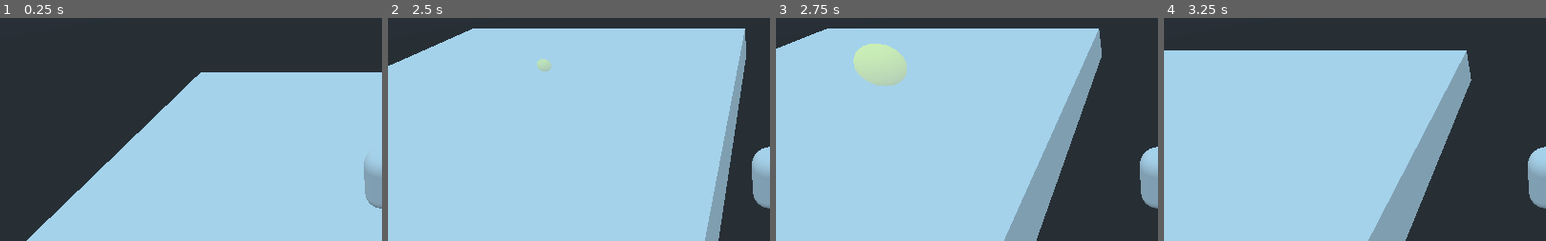
Above: before the commit, frames 1-4 (left to right).
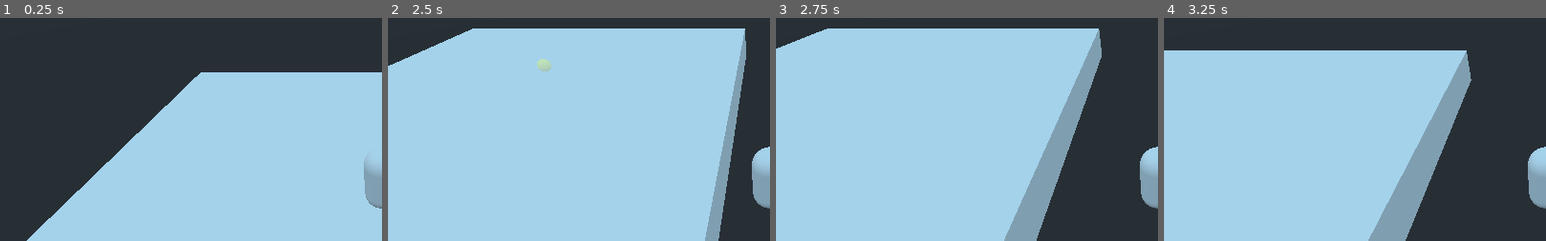
Above: after the commit, the same moments.

Repository: avinanick/WizardArenaGame
Game: Godot game, scene res://Arenas/ArenaGround.tscn
Two runs of this game, one before a commit and one after it. Both use one fixed random seed, a clock stepped at 60 frames per second and the inputs below. The project has no main scene, so this scene is started directly.
Inputs (mouse positions are % of the whole screen's width and height, from its top left):
- Up to frame 1 (0.25 s): no input
- Up to frame 2 (2.5 s): tap Enter at 0.5 s; move the mouse to (72, 45) at 0.52 s; hold D (move_right) 0.53-1.28 s; tap 1 (cast_spell_one) at 0.6 s; move the mouse to (30, 55) at 1.27 s; hold S (move_down) 1.28-2.03 s; tap 3 (cast_spell_three) at 1.35 s; move the mouse to (60, 28) at 2.02 s; hold D (move_right) from 2.03 s (still down); tap 2 (cast_spell_two) at 2.1 s
- Up to frame 3 (2.75 s): keep holding D (move_right)
- Up to frame 4 (3.25 s): move the mouse to (45, 70) at 2.77 s; release D (move_right) at 2.78 s; hold W (move_up) from 2.78 s (still down); tap 1 (cast_spell_one) at 2.85 s
The pictures show only the part of the screen within x 0-50%, y 19-69%; the shares and areas given below are measured in that part.

Frames 1-2 are identical in both runs. In frame 3, 2.1% of the frame differs, in the area x 20-35%, y 11-31%; in frame 4, nothing differs.

Commit message:
Changed the light bomb to damage bodies at the end of its animation only.

Diff:
--- a/Spells/LightBombEffect.gd
+++ b/Spells/LightBombEffect.gd
@@ -19,13 +19,13 @@
 	print("Detonating ", self.name)
 	$AnimationPlayer.play("detonate")
 	detonating = true
+
+# Called when an explostion animation finishes, at which point this effect should be deleted
+func finish_detonation():
 	var bodies_within = $Area.get_overlapping_bodies()
 	for body in bodies_within:
 		if body.has_method("propagate_message"):
 			body.propagate_message({"Damage": effect_damage})
-
-# Called when an explostion animation finishes, at which point this effect should be deleted
-func finish_detonation():
 	self.queue_free()
 
 # Called when a body enters the area, should check if the light bomb is detonating, if so, damage
--- a/Spells/LightBombEffect.tscn
+++ b/Spells/LightBombEffect.tscn
@@ -5,78 +5,66 @@
 
 [sub_resource type="SpatialMaterial" id=1]
 flags_transparent = true
-albedo_color = Color( 1, 0.984314, 0, 0.483371 )
+albedo_color = Color( 1, 0.984314, 0, 0.439216 )
 emission_enabled = true
 emission = Color( 0.992157, 1, 0, 1 )
-emission_energy = 0.438448
+emission_energy = 0.5
 emission_operator = 0
 emission_on_uv2 = false
 
 [sub_resource type="SphereMesh" id=2]
 material = SubResource( 1 )
-radius = 0.3
-height = 0.6
+radius = 3.0
+height = 6.0
 radial_segments = 16
 rings = 8
 
 [sub_resource type="Animation" id=3]
 resource_name = "detonate"
-length = 0.5
+length = 0.1
 tracks/0/type = "value"
-tracks/0/path = NodePath("Area/CollisionShape:shape:radius")
+tracks/0/path = NodePath("MeshInstance:mesh:radius")
 tracks/0/interp = 1
 tracks/0/loop_wrap = true
 tracks/0/imported = false
 tracks/0/enabled = true
 tracks/0/keys = {
-"times": PoolRealArray( 0, 0.5 ),
+"times": PoolRealArray( 0, 0.1 ),
 "transitions": PoolRealArray( 1, 1 ),
 "update": 0,
 "values": [ 0.3, 3.0 ]
 }
 tracks/1/type = "value"
-tracks/1/path = NodePath("MeshInstance:mesh:radius")
+tracks/1/path = NodePath("MeshInstance:mesh:height")
 tracks/1/interp = 1
 tracks/1/loop_wrap = true
 tracks/1/imported = false
 tracks/1/enabled = true
 tracks/1/keys = {
-"times": PoolRealArray( 0, 0.5 ),
+"times": PoolRealArray( 0, 0.1 ),
 "transitions": PoolRealArray( 1, 1 ),
 "update": 0,
-"values": [ 0.3, 3.0 ]
+"values": [ 0.6, 6.0 ]
 }
 tracks/2/type = "value"
-tracks/2/path = NodePath("MeshInstance:mesh:height")
+tracks/2/path = NodePath("MeshInstance:mesh:material:albedo_color")
 tracks/2/interp = 1
 tracks/2/loop_wrap = true
 tracks/2/imported = false
 tracks/2/enabled = true
 tracks/2/keys = {
-"times": PoolRealArray( 0, 0.5 ),
-"transitions": PoolRealArray( 1, 1 ),
+"times": PoolRealArray( 0 ),
+"transitions": PoolRealArray( 1 ),
 "update": 0,
-"values": [ 0.6, 6.0 ]
+"values": [ Color( 1, 0.984314, 0, 0.439216 ) ]
 }
 tracks/3/type = "value"
-tracks/3/path = NodePath("MeshInstance:mesh:material:albedo_color")
+tracks/3/path = NodePath("MeshInstance:mesh:material:emission_energy")
 tracks/3/interp = 1
 tracks/3/loop_wrap = true
 tracks/3/imported = false
 tracks/3/enabled = true
 tracks/3/keys = {
-"times": PoolRealArray( 0 ),
-"transitions": PoolRealArray( 1 ),
-"update": 0,
-"values": [ Color( 1, 0.984314, 0, 0.439216 ) ]
-}
-tracks/4/type = "value"
-tracks/4/path = NodePath("MeshInstance:mesh:material:emission_energy")
-tracks/4/interp = 1
-tracks/4/loop_wrap = true
-tracks/4/imported = false
-tracks/4/enabled = true
-tracks/4/keys = {
 "times": PoolRealArray( 0 ),
 "transitions": PoolRealArray( 1 ),
 "update": 0,
@@ -135,21 +123,9 @@
 "update": 0,
 "values": [ 0.6 ]
 }
-tracks/4/type = "value"
-tracks/4/path = NodePath("Area/CollisionShape:shape:radius")
-tracks/4/interp = 1
-tracks/4/loop_wrap = true
-tracks/4/imported = false
-tracks/4/enabled = true
-tracks/4/keys = {
-"times": PoolRealArray( 0 ),
-"transitions": PoolRealArray( 1 ),
-"update": 0,
-"values": [ 0.3 ]
-}
 
 [sub_resource type="SphereShape" id=5]
-radius = 0.3
+radius = 3.0
 
 [node name="LightBombEffect" instance=ExtResource( 1 )]
 script = ExtResource( 2 )
@@ -170,4 +146,3 @@
 [node name="CollisionShape" type="CollisionShape" parent="Area" index="0"]
 shape = SubResource( 5 )
 [connection signal="animation_finished" from="AnimationPlayer" to="." method="_on_AnimationPlayer_animation_finished"]
-[connection signal="body_entered" from="Area" to="." method="damage_body"]
